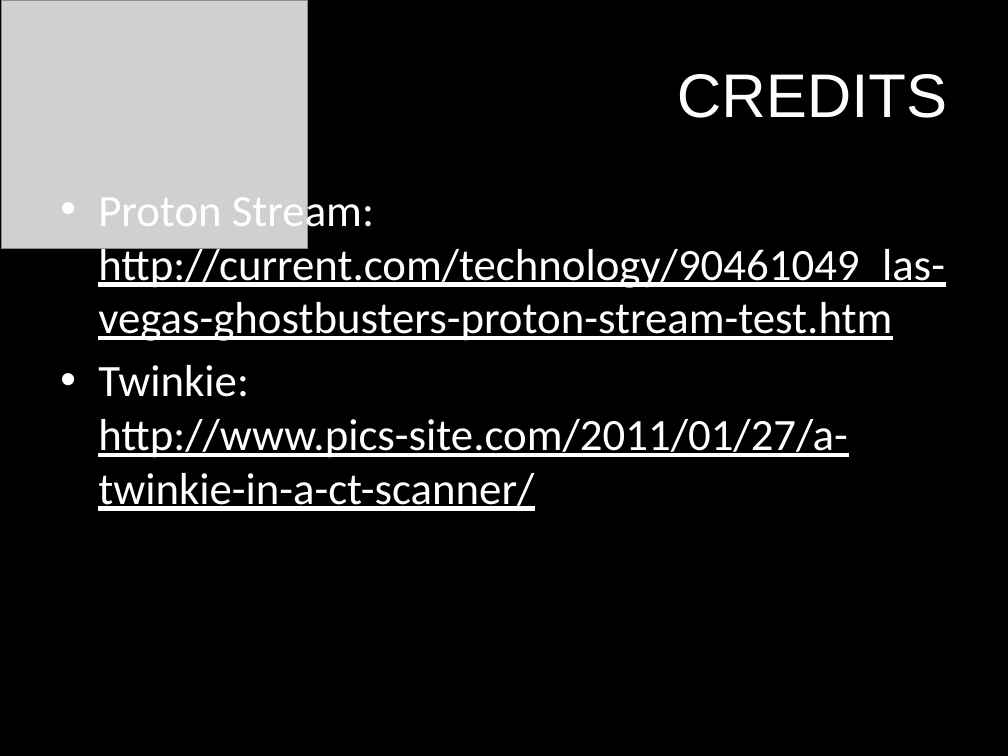
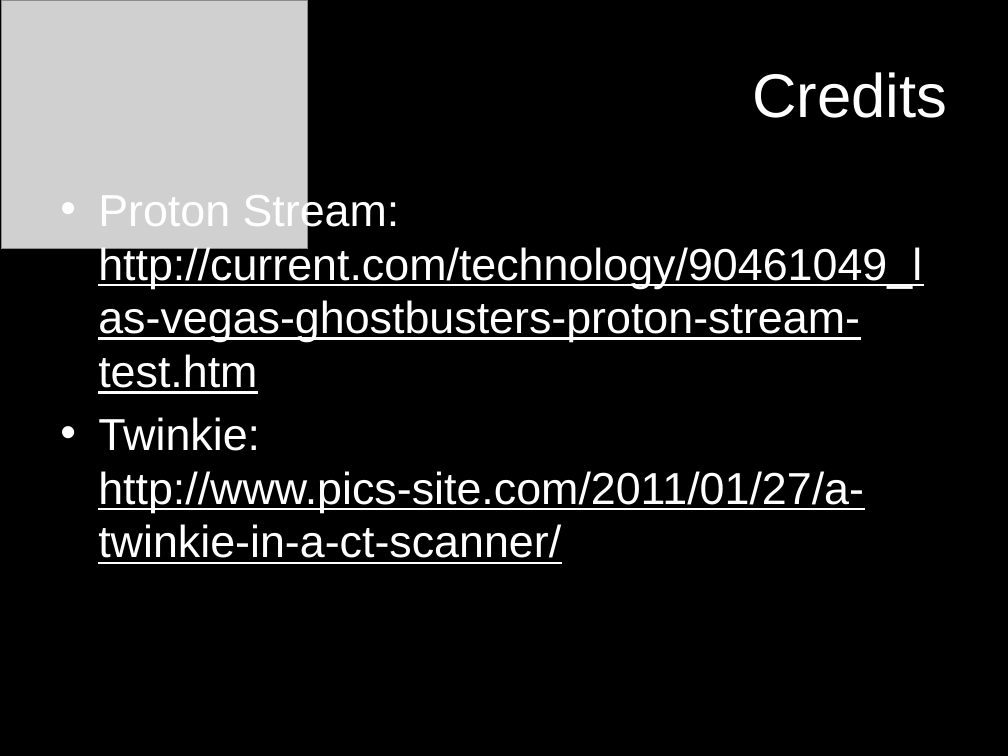
Before and after one commit to mattpodwysocki/SDC2013, a slide deck: slide 41 of SDC2013.pptx. Drawn at 1008x756 pixels with LibreOffice and Linux fonts; fonts in the diff are those of the drawing; grey boxes stand for pictures. Boxes give left, top, right and bottom in pixels: in the first picture for what was removed or moved away, otherwise in the second. Text is boxed around its words. In the diff, an @@ line names an element or a change of style, - is before the commit and + after.

```diff
--- a/SDC2013.pptx
+++ b/SDC2013.pptx
@@ title at bbox=[752, 72, 947, 118]: text changed @@
-CREDITS
+Credits
@@ text "Proton Stream: http://current.com/technology/90461049_las-ve ..." at bbox=[98, 191, 922, 564]: font Calibri to Arial @@
```
Also in this commit, not shown: 1 other slide changed.
